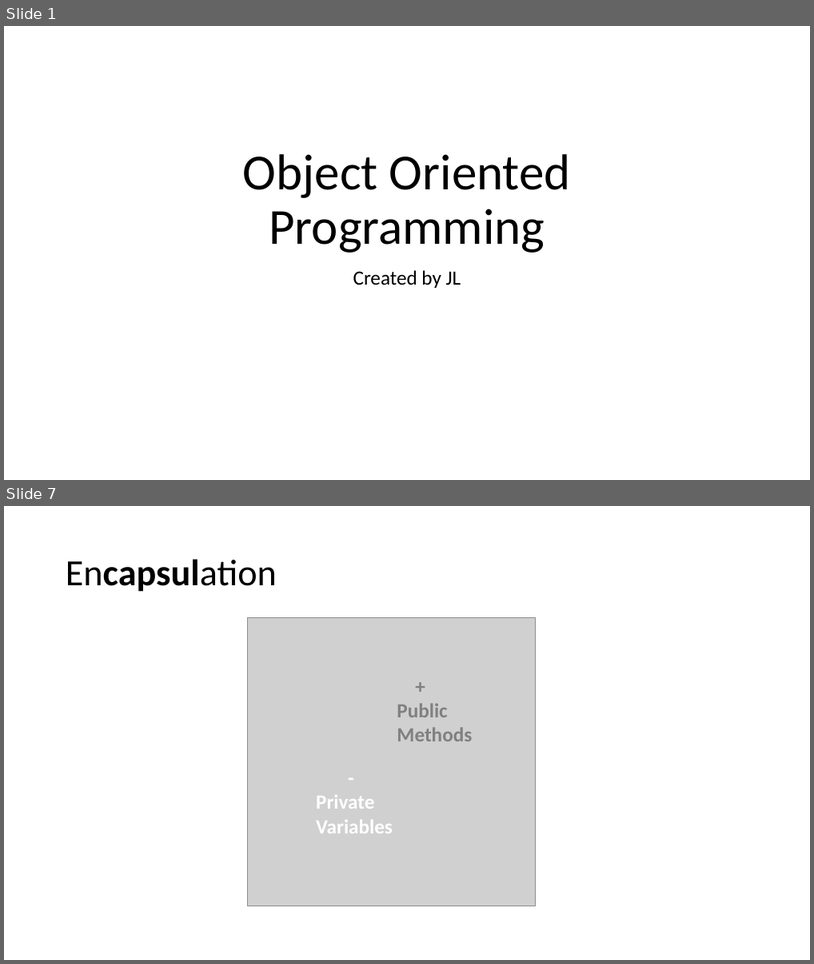
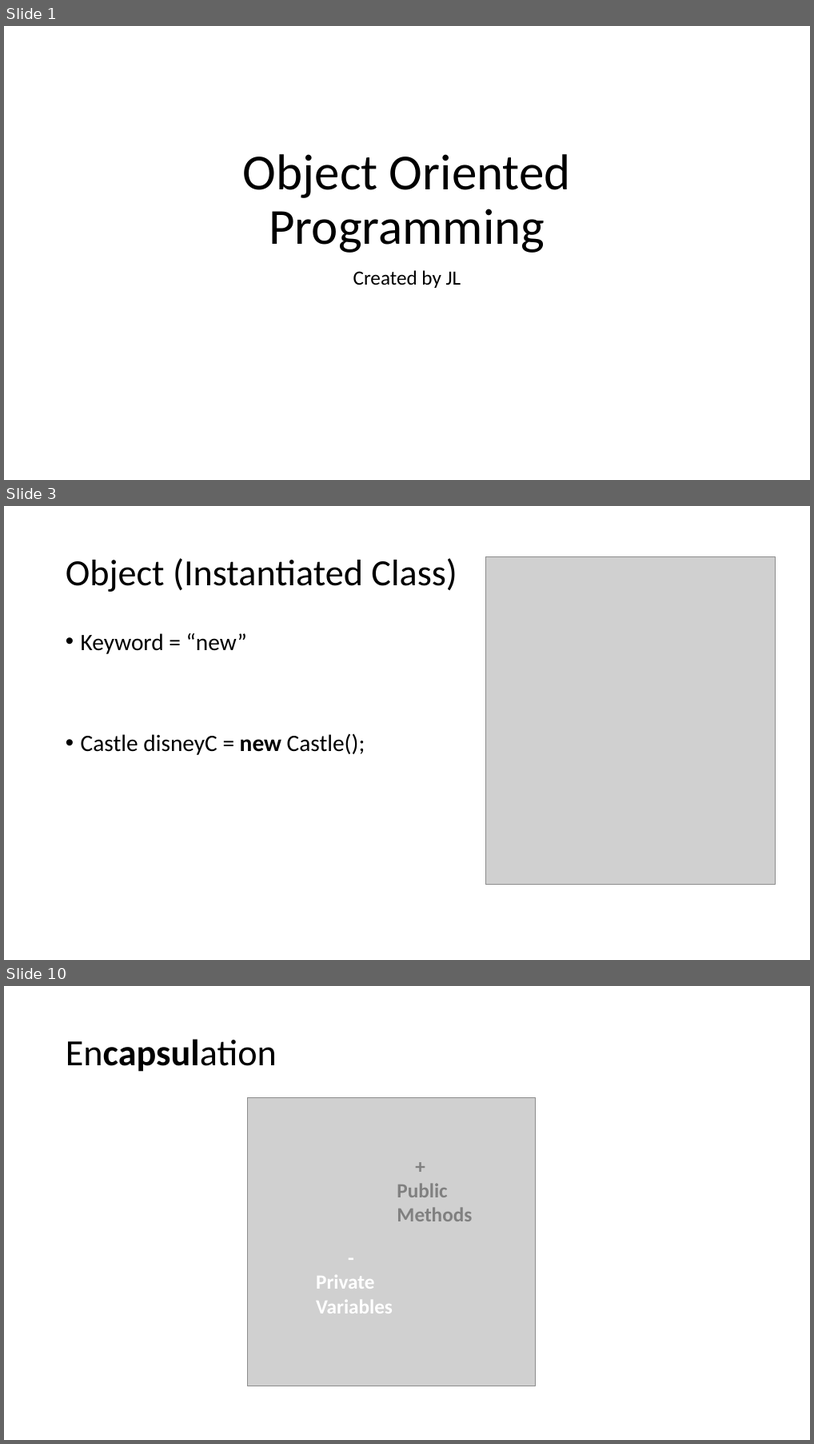
Before and after one commit to mcjavabootcamp/CourseWiki, a slide deck: TeachingMaterials/Object Oriented Programming.pptx. Shown one above the other, each under a label of ours: slides 1 and 7 before the commit, slides 1, 3 and 10 after it; the slides between them are not shown. The pictures are 814x964 and 814x1444 pixels, drawn with LibreOffice and Linux fonts; fonts in the diff are those of the drawing; grey boxes stand for pictures. Boxes give left, top, right and bottom in pixels: in the first picture for what was removed or moved away, otherwise in the second. Text is boxed around its words. In the diff, an @@ line names an element or a change of style, - is before the commit and + after.

```diff
--- a/TeachingMaterials/Object Oriented Programming.pptx
+++ b/TeachingMaterials/Object Oriented Programming.pptx
@@ slide 3 added at box(4, 506, 810, 960), background #FFFFFF @@
@@ title added at box(66, 558, 457, 592), 44 pt, text #000000 @@
+Object (Instantiated Class)
@@ picture added at box(486, 557, 775, 884) @@
@@ text added at box(81, 633, 366, 755), 28 pt, text #000000 @@
+• Keyword = “new”
+• Castle disneyC = new Castle();
@@ what was slide 7 is now slide 10 @@
```
Also in this commit, not shown: 3 slides changed, 4 other slides added, 8 other files.
